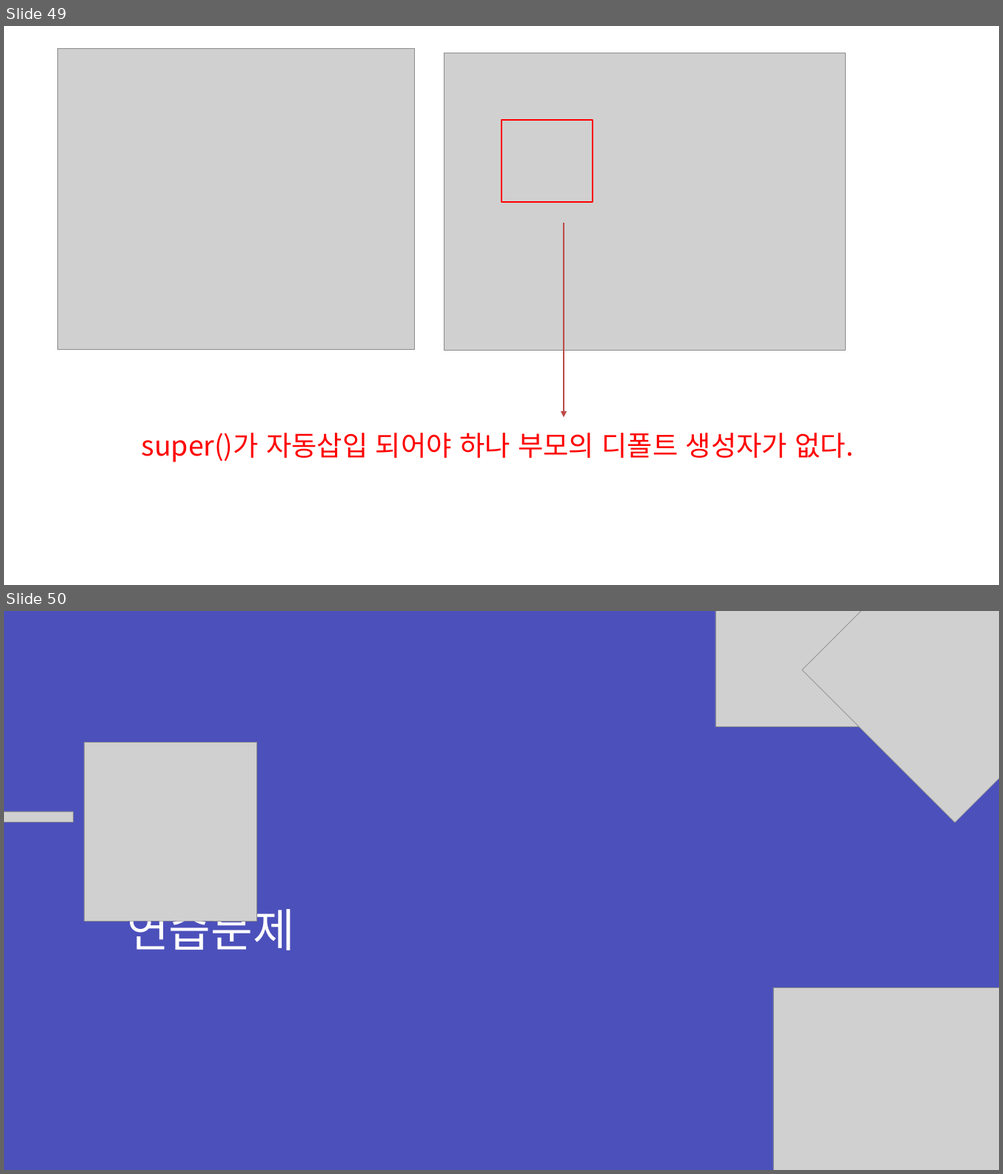
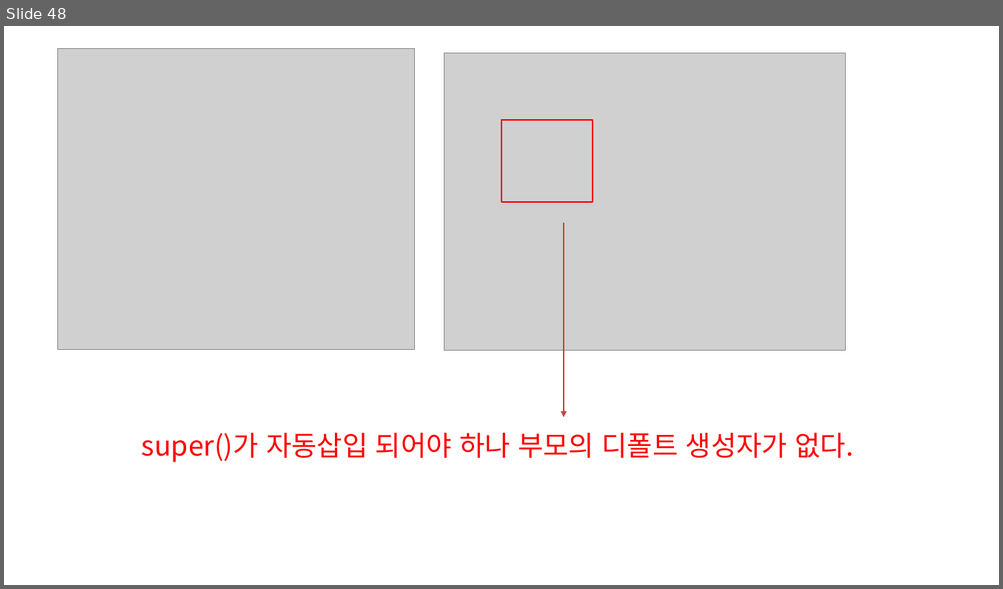
Before and after one commit to zest132/JavaLecture, a slide deck: JavaLecture/LectureFile/java 9강.pptx. Shown one above the other, each under a label of ours: slides 49 and 50 before the commit, slide 48 after it. The pictures are 1003x1174 and 1003x589 pixels, drawn with LibreOffice and Linux fonts; fonts in the diff are those of the drawing; grey boxes stand for pictures. Boxes give left, top, right and bottom in pixels: in the first picture for what was removed or moved away, otherwise in the second. Text is boxed around its words. In the diff, an @@ line names an element or a change of style, - is before the commit and + after.

```diff
--- a/JavaLecture/LectureFile/java 9강.pptx
+++ b/JavaLecture/LectureFile/java 9강.pptx
@@ slide 50 removed at (4, 611, 999, 1170), background #4C50BB @@
@@ picture removed at (715, 611, 899, 727) @@
@@ picture removed at (802, 611, 999, 823) @@
@@ picture removed at (84, 742, 257, 921) @@
@@ picture removed at (4, 812, 74, 822) @@
@@ text removed at (127, 900, 295, 951) @@
-연습문제
@@ picture removed at (773, 988, 999, 1170) @@
@@ what was slide 49 is now slide 48 @@
```
Also in this commit, not shown: 3 slides changed, 2 other slides removed, 11 other files.
